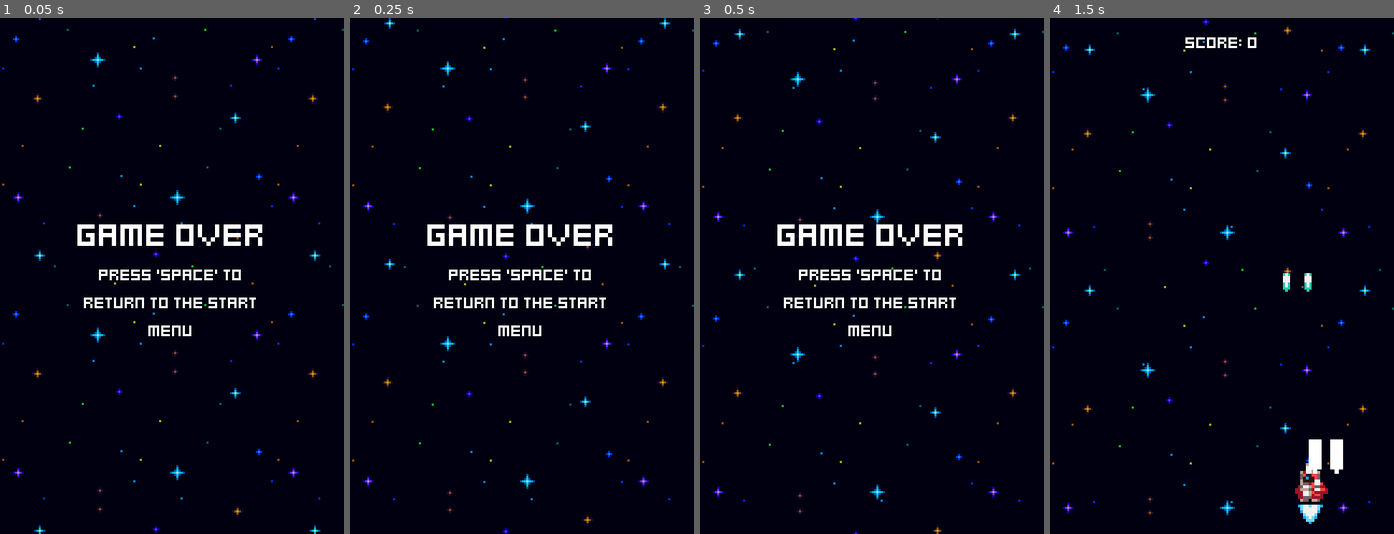
Above: before the commit, frames 1-4 (left to right).
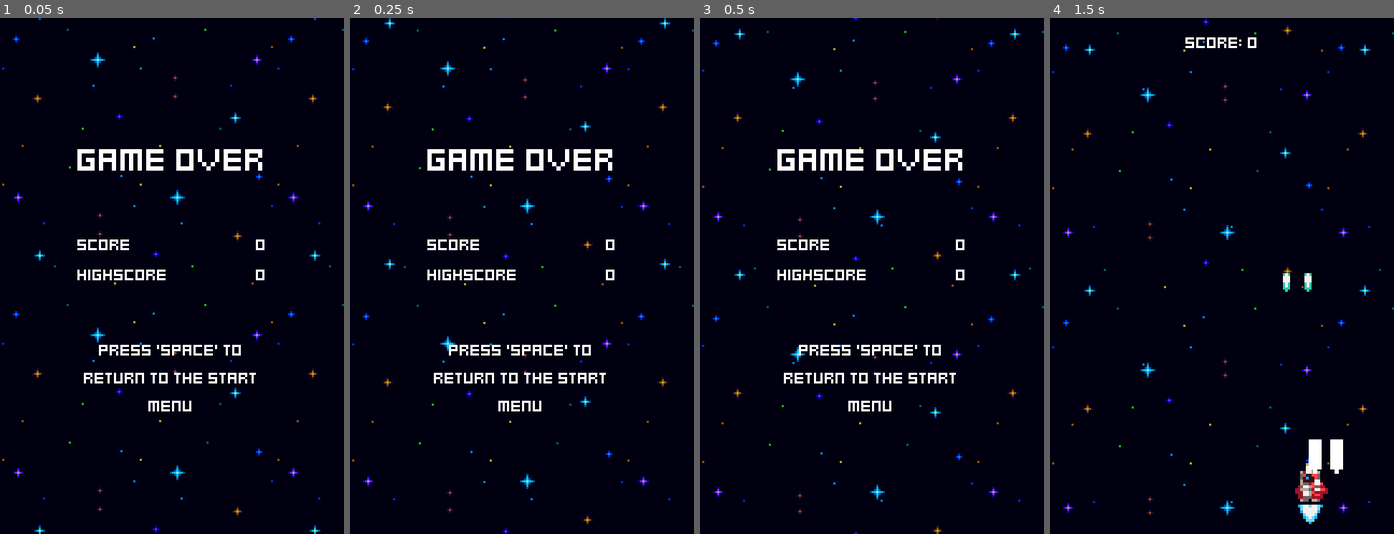
Above: after the commit, the same moments.

Repository: sarahpuspdew/Space-Shooter
Game: Godot game, scene res://Scenes/GameOver.tscn
The game is run twice, just before and just after one commit, with the same random seed, the same clock (stepped at 60 frames per second) and the same inputs. This scene is started directly instead of the project's main scene.
Inputs:
- Up to frame 1 (0.05 s): no input
- Up to frame 2 (0.25 s): no input
- Up to frame 3 (0.5 s): no input
- Up to frame 4 (1.5 s): tap Space at 0.5 s; hold D (right) 0.53-1.28 s; tap Enter (ui_accept) at 0.6, 0.77, 1.07, 1.35 s; hold A (left) from 1.28 s (still down)

The runs differ from the first frame. In frame 1, 4.5% of the frame differs, in the area x 22-77%, y 25-77%; in frame 2, 4.5%; in frame 3, 4.5%; in frame 4, nothing differs.

Commit message:
Save and load high score

Diff:
--- /dev/null
+++ b/Components/ResourceStash.gd
@@ -0,0 +1,3 @@
+extends Node
+
+var game_stats : GameStats = preload("res://Components/GameStats.tres")
--- a/Scenes/GameOver.tscn
+++ b/Scenes/GameOver.tscn
@@ -1,7 +1,8 @@
-[gd_scene load_steps=5 format=3 uid="uid://dwde2wi4a0ju5"]
+[gd_scene load_steps=6 format=3 uid="uid://dwde2wi4a0ju5"]
 
 [ext_resource type="Script" path="res://Scripts/GameOver.gd" id="1_tjcg4"]
 [ext_resource type="PackedScene" uid="uid://fcyxv6c1fgqs" path="res://Scenes/Background.tscn" id="2_kg8ve"]
+[ext_resource type="Resource" uid="uid://pp08dv71cbqg" path="res://Components/GameStats.tres" id="2_tvmo3"]
 [ext_resource type="LabelSettings" uid="uid://b7dwqykbe1omj" path="res://Assets/Fonts/TitleLabelSettings.tres" id="3_5ihrr"]
 [ext_resource type="LabelSettings" uid="uid://dqt2rtbqq3llc" path="res://Assets/Fonts/DefaultLabelSettings.tres" id="4_5vc75"]
 
@@ -13,6 +14,7 @@
 grow_horizontal = 2
 grow_vertical = 2
 script = ExtResource("1_tjcg4")
+game_stats = ExtResource("2_tvmo3")
 
 [node name="Background" parent="." instance=ExtResource("2_kg8ve")]
 
@@ -26,6 +28,7 @@
 
 [node name="VBoxContainer" type="VBoxContainer" parent="CenterContainer"]
 layout_mode = 2
+theme_override_constants/separation = 25
 
 [node name="GameOver" type="Label" parent="CenterContainer/VBoxContainer"]
 layout_mode = 2
@@ -33,6 +36,39 @@
 label_settings = ExtResource("3_5ihrr")
 horizontal_alignment = 1
 
+[node name="Scoring" type="VBoxContainer" parent="CenterContainer/VBoxContainer"]
+layout_mode = 2
+
+[node name="Score" type="HBoxContainer" parent="CenterContainer/VBoxContainer/Scoring"]
+layout_mode = 2
+
+[node name="ScoreLabel" type="Label" parent="CenterContainer/VBoxContainer/Scoring/Score"]
+layout_mode = 2
+size_flags_horizontal = 3
+text = "Score"
+label_settings = ExtResource("4_5vc75")
+
+[node name="ScoreValue" type="Label" parent="CenterContainer/VBoxContainer/Scoring/Score"]
+unique_name_in_owner = true
+layout_mode = 2
+text = "0"
+label_settings = ExtResource("4_5vc75")
+
+[node name="HighScore" type="HBoxContainer" parent="CenterContainer/VBoxContainer/Scoring"]
+layout_mode = 2
+
+[node name="HighScoreLabel" type="Label" parent="CenterContainer/VBoxContainer/Scoring/HighScore"]
+layout_mode = 2
+size_flags_horizontal = 3
+text = "HighScore"
+label_settings = ExtResource("4_5vc75")
+
+[node name="HighScoreValue" type="Label" parent="CenterContainer/VBoxContainer/Scoring/HighScore"]
+unique_name_in_owner = true
+layout_mode = 2
+text = "0"
+label_settings = ExtResource("4_5vc75")
+
 [node name="ReturnToMenu" type="Label" parent="CenterContainer/VBoxContainer"]
 layout_mode = 2
 text = "Press 'space' to return to the start menu"
--- a/Scripts/GameOver.gd
+++ b/Scripts/GameOver.gd
@@ -1,6 +1,20 @@
 extends Control
+
+@onready var score_value = %ScoreValue
+@onready var high_score_value = %HighScoreValue
+
+@export var game_stats : GameStats
+
+
+func _ready():
+	if game_stats.score > game_stats.highscore:
+		game_stats.highscore = game_stats.score
+
+	score_value.text = str(game_stats.score)
+	high_score_value.text = str(game_stats.highscore)
 
 
 func _process(delta):
 	if Input.is_action_just_pressed("ui_accept"):
+		game_stats.score = 0
 		get_tree().change_scene_to_file("res://Scenes/Menu.tscn")
--- a/project.godot
+++ b/project.godot
@@ -14,6 +14,10 @@
 run/main_scene="res://Scenes/Menu.tscn"
 config/features=PackedStringArray("4.1", "Mobile")
 config/icon="res://Assets/Sprites/ship.png"
+
+[autoload]
+
+ResourceStash="*res://Components/ResourceStash.gd"
 
 [display]
 
